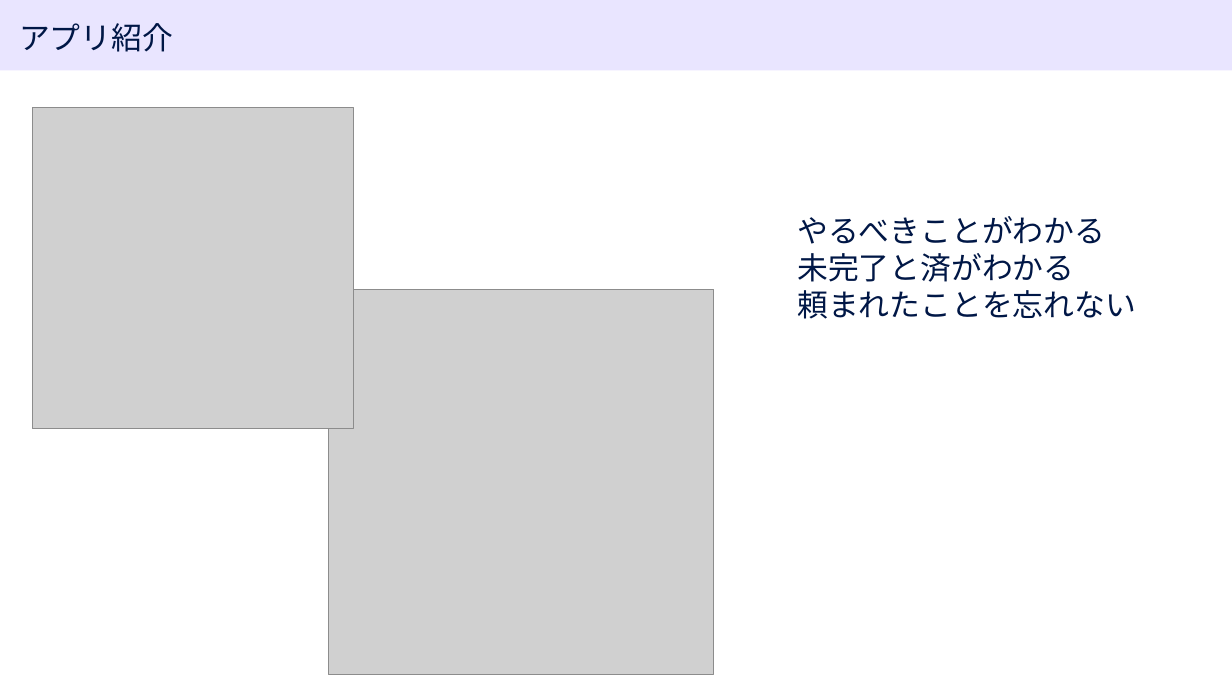
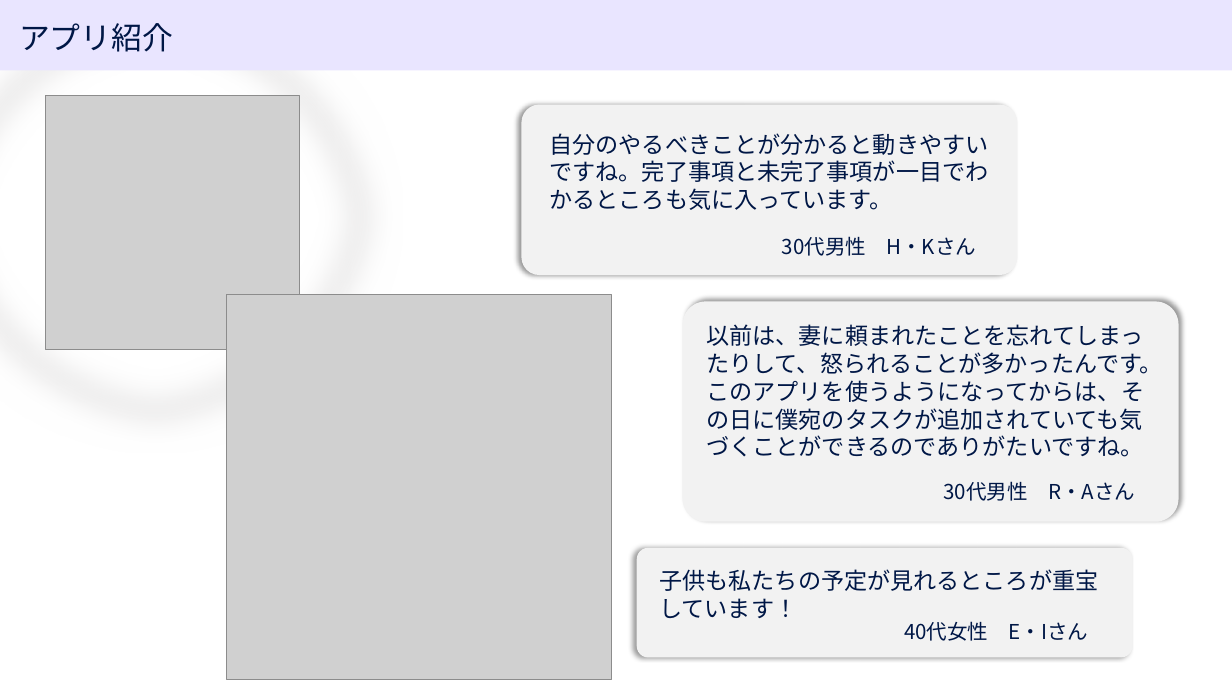
Before and after one commit to plusdojo2024/C2, a slide deck: slide 11 of doc/発表資料/アプリ開発成果発表会スライド.pptx. Drawn at 1232x693 pixels with LibreOffice and Linux fonts; fonts in the diff are those of the drawing; grey boxes stand for pictures. Boxes give left, top, right and bottom in pixels: in the first picture for what was removed or moved away, otherwise in the second. Text is boxed around its words. In the diff, an @@ line names an element or a change of style, - is before the commit and + after.

```diff
--- a/doc/発表資料/アプリ開発成果発表会スライド.pptx
+++ b/doc/発表資料/アプリ開発成果発表会スライド.pptx
@@ ellipse added at (x1=0, y1=0, x2=404, y2=453), fill #E7E6E6 @@
@@ ellipse added at (x1=0, y1=0, x2=384, y2=433), fill #FFFFFF @@
@@ picture resized from (x1=32, y1=107, x2=353, y2=428) to (x1=45, y1=96, x2=299, y2=350) @@
@@ rounded rectangle added at (x1=521, y1=104, x2=1018, y2=275), fill #F2F2F2 @@
@@ text added at (x1=550, y1=133, x2=989, y2=210), 18 pt, text #001746 @@
+自分のやるべきことが分かると動きやすいですね。完了事項と未完了事項が一目でわかるところも気に入っています。
@@ text added at (x1=782, y1=236, x2=976, y2=256), 16 pt, text #001746 @@
+30代男性 H・Kさん
@@ picture moved from (x1=329, y1=289, x2=714, y2=675) to (x1=226, y1=294, x2=612, y2=679) @@
@@ rounded rectangle added at (x1=683, y1=301, x2=1179, y2=521), fill #F2F2F2 @@
@@ text at (x1=706, y1=324, x2=1163, y2=457): text changed; size 24 to 18 pt @@
-やるべきことがわかる
-未完了と済がわかる
-頼まれたことを忘れない
+以前は、妻に頼まれたことを忘れてしまったりして、怒られることが多かったんです。このアプリを使うようになってからは、その日に僕宛のタスクが追加されていても気づくことができるのでありがたいですね。
@@ text added at (x1=944, y1=481, x2=1135, y2=501), 16 pt, text #001746 @@
+30代男性 R・Aさん
@@ rounded rectangle added at (x1=637, y1=548, x2=1133, y2=658), fill #F2F2F2 @@
@@ text added at (x1=659, y1=569, x2=1098, y2=618), 18 pt, text #001746 @@
+子供も私たちの予定が見れるところが重宝しています！
@@ text added at (x1=904, y1=621, x2=1089, y2=641), 16 pt, text #001746 @@
+40代女性 E・Iさん
```
Also in this commit, not shown: 1 other slide changed.
